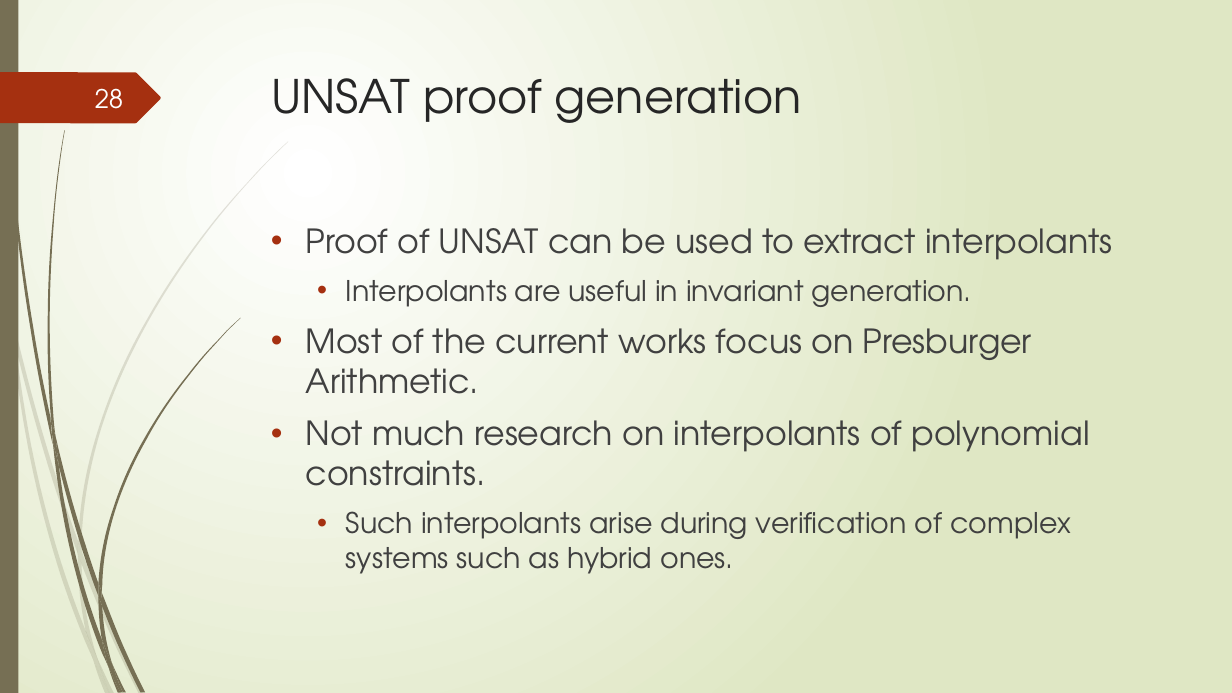
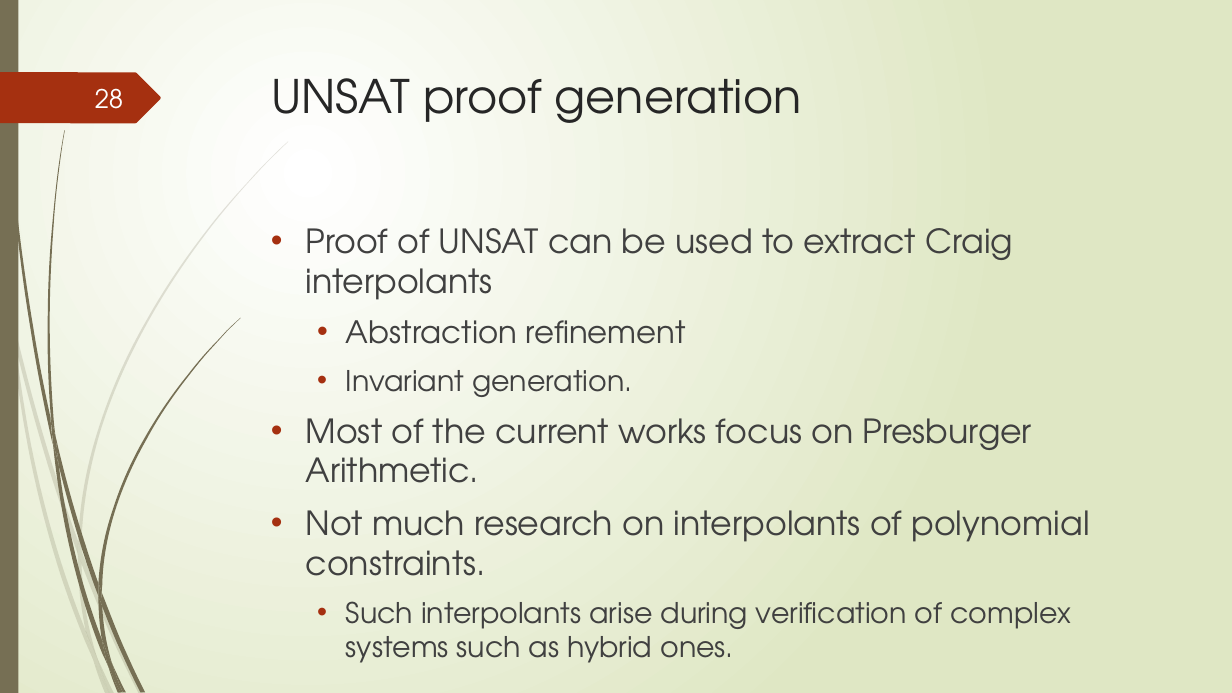
Before and after one commit to tungvx/raSAT, a slide deck: slide 28 of report/midterm.pptx. Drawn at 1232x693 pixels with LibreOffice and Linux fonts; fonts in the diff are those of the drawing. Boxes give left, top, right and bottom in pixels: in the first picture for what was removed or moved away, otherwise in the second. Text is boxed around its words. In the diff, an @@ line names an element or a change of style, - is before the commit and + after.

```diff
--- a/report/midterm.pptx
+++ b/report/midterm.pptx
@@ text at (x1=306, y1=228, x2=1013, y2=397): text changed; size 22.2 to 25.9 pt @@
-• Proof of UNSAT can be used to extract interpolants
-  • Interpolants are useful in invariant generation.
+• Proof of UNSAT can be used to extract Craig interpolants
+  • Abstraction refinement
+  • Invariant generation.
```
Also in this commit, not shown: 1 other slide changed, 2 other files.
